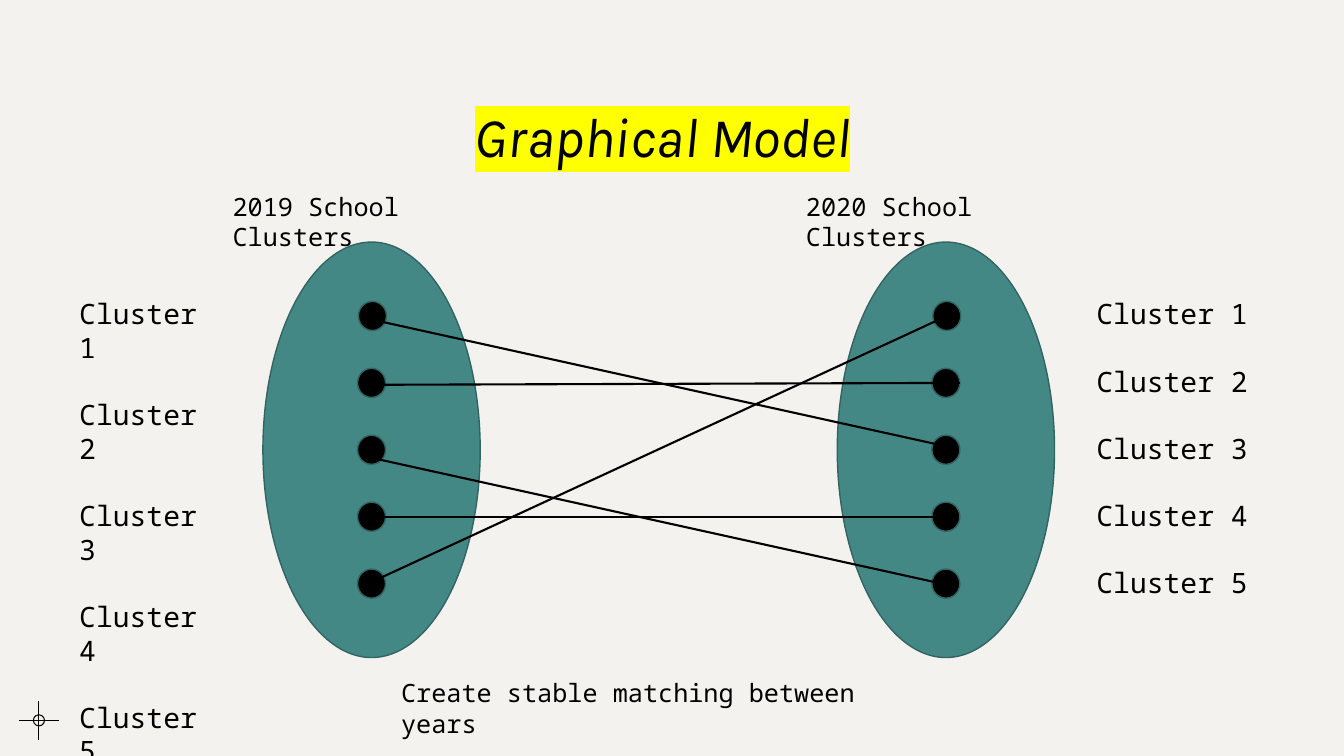
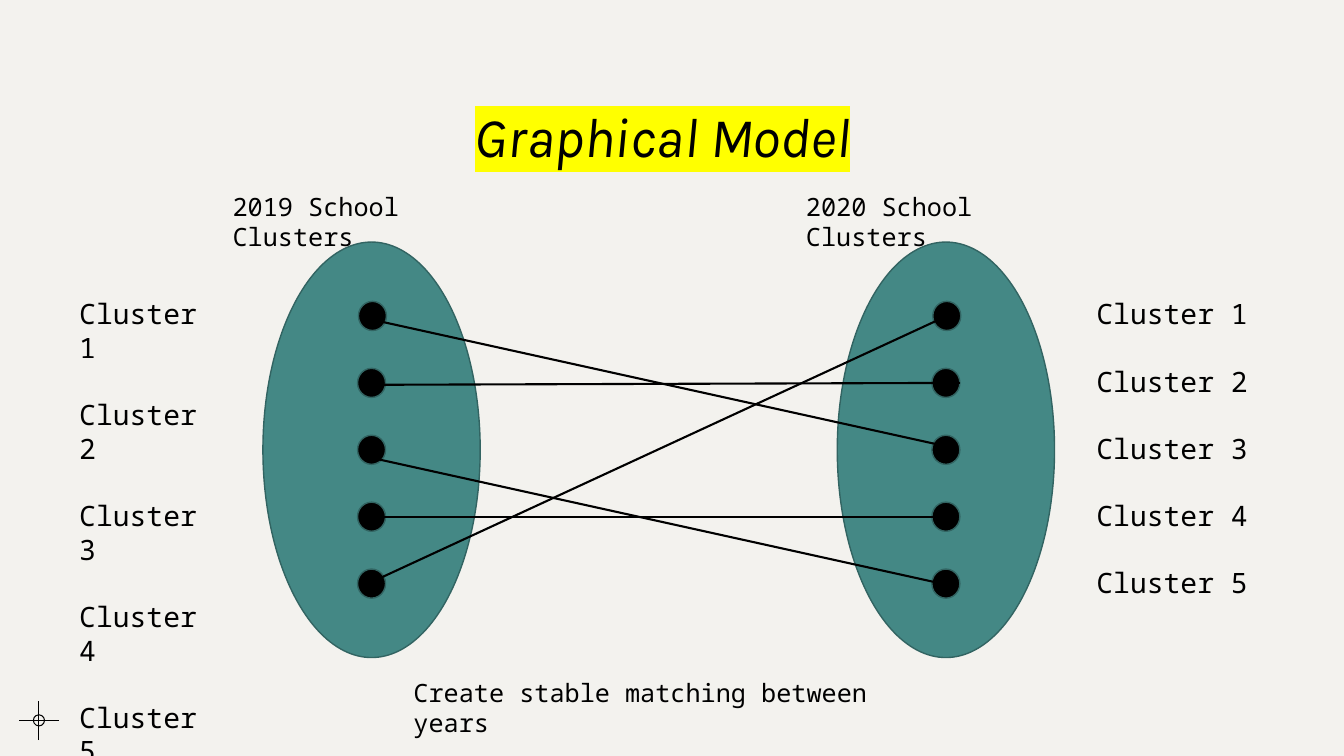
Before and after one commit to mkralis123/SoReMo, a slide deck: slide 8 of SoReMo.pptx (slide 4 before the commit). Drawn at 1344x756 pixels with LibreOffice and Linux fonts; fonts in the diff are those of the drawing. Boxes give left, top, right and bottom in pixels: in the first picture for what was removed or moved away, otherwise in the second. Text is boxed around its words. In the diff, an @@ line names an element or a change of style, - is before the commit and + after.

```diff
--- a/SoReMo.pptx
+++ b/SoReMo.pptx
@@ text "Create stable matching between years": place and size @@
-text "Create stable matching between years" at [401, 683, 855, 739]
+text "Create stable matching between years" at [413, 683, 867, 738]
```
Also in this commit, not shown: 1 other slide changed, 9 slides added, 1 slide removed, 24 other files.
